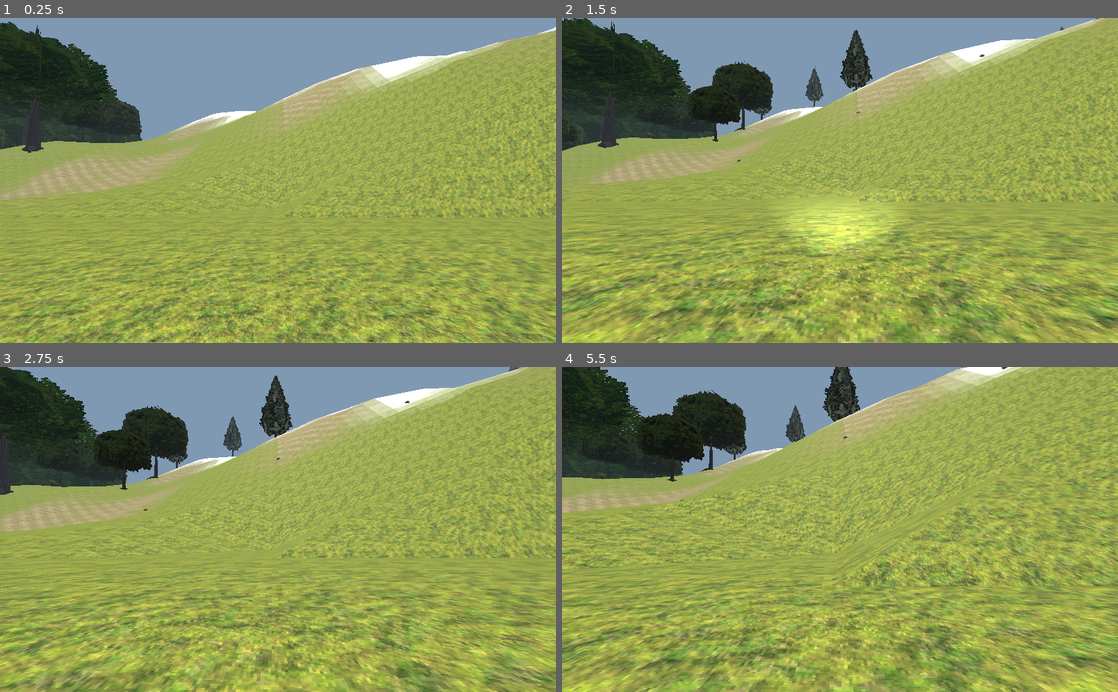
Above: before the commit, frames 1-4 (two rows, left to right).
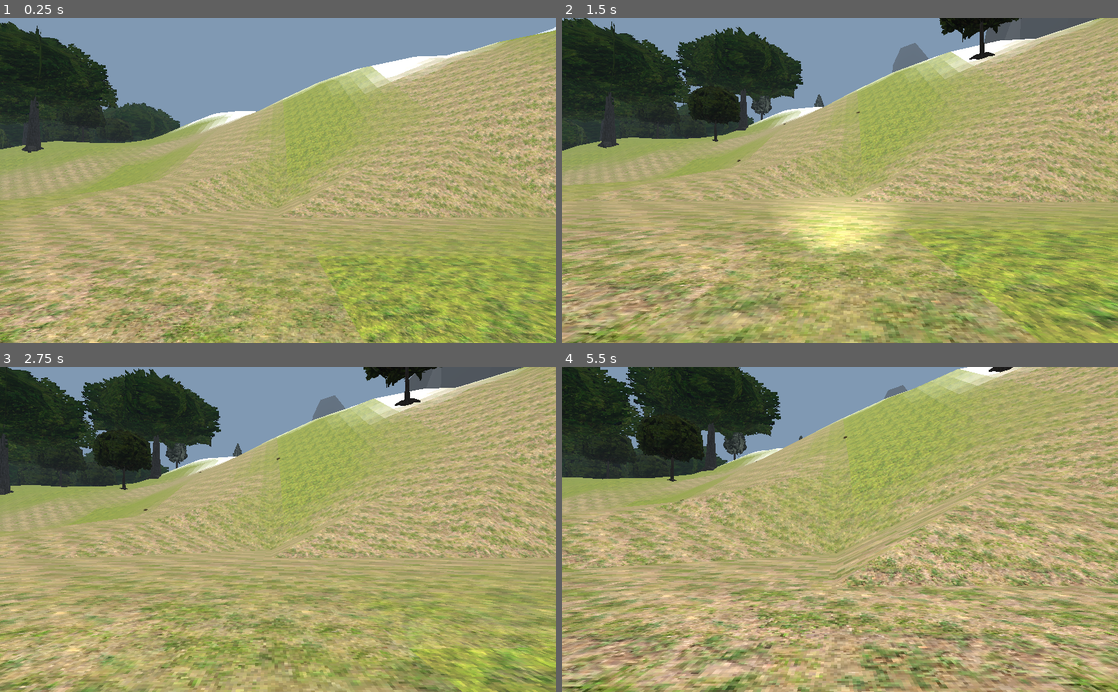
Above: after the commit, the same moments.

Repository: itaden1/webRPG
Game: Godot game, scene res://Scenes/World.tscn
The game is run twice, just before and just after one commit, with the same random seed, the same clock (stepped at 60 frames per second) and the same inputs. The project has no main scene, so this scene is started directly.
Inputs (mouse positions are in pixels of both pictures, inside the frame that each line leads up to):
- Up to frame 1 (0.25 s): no input
- Up to frame 2 (1.5 s): move the mouse to (867, 180) at 0.52 s; hold F 0.53-1.28 s; hold W from 0.53 s (still down); tap Space at 0.77 s; move the mouse to (812, 180) at 1.27 s; tap F at 1.35 s
- Up to frame 3 (2.75 s): keep holding W; tap Space at 1.52 s; move the mouse to (289, 523) at 2.02 s; hold F from 2.03 s (still down)
- Up to frame 4 (5.5 s): keep holding W; move the mouse to (834, 536) at 2.77 s; release F at 2.78 s; tap F at 2.85, 4.35 s; tap Space at 3.02, 3.77, 4.52 s; move the mouse to (878, 532) at 3.52 s; hold F 3.53-4.28 s; move the mouse to (795, 526) at 4.27 s; move the mouse to (845, 529) at 5.02 s; hold F from 5.03 s (still down)

The runs differ from the first frame. In frame 1, 43% of the frame differs, in the area x 0-100%, y 3-100%; in frame 2, 51%; in frame 3, 57%; in frame 4, 67%, in the area x 0-100%, y 0-100%.

Commit message:
bpt script

Diff:
--- /dev/null
+++ b/Scenes/Towns/Town.tscn
@@ -0,0 +1,6 @@
+[gd_scene load_steps=2 format=2]
+
+[ext_resource path="res://Scenes/Towns/TownGenerator.gd" type="Script" id=1]
+
+[node name="Spatial" type="Spatial"]
+script = ExtResource( 1 )
--- /dev/null
+++ b/Scenes/Towns/TownGenerator.gd
@@ -0,0 +1,20 @@
+extends Spatial
+
+const bpt_generator = preload("res://Scripts/Generators/BinaryPartitionTree.gd")
+
+func _ready():
+
+	pass # Replace with function body.
+
+func generate_town(params: Dictionary):
+	var width: float = 40
+	var height: float = 40
+	var bpt = bpt_generator.new()
+	var tree = bpt.partition_rect(
+		Rect2(Vector2(0, 0), Vector2(width, height)),
+		4,
+		4,
+		6,
+		2
+	)
+	print(tree)
--- /dev/null
+++ b/Scripts/Generators/BinaryPartitionTree.gd
@@ -0,0 +1,80 @@
+extends Node
+
+
+var graph: Dictionary
+var rects: Array
+
+func partition_rect(
+	rect: Rect2,
+	max_partitions: int,
+	min_partitions:int,
+	max_room_size: int,
+	min_room_size: int,
+	padding: Array = [],
+	current_partition: int = 0
+):
+	if current_partition >= max_partitions:
+		print(graph)
+		return graph
+
+	graph[rect] = []
+
+	var partition_directions = ["v", "h"]
+	var direction = partition_directions[Rng.get_random_range(0,1)]
+
+	if direction == "v":
+		var left_partition_width = Rng.get_random_range(min_room_size, rect.size.x - min_room_size)
+		var right_partition_width = Rng.get_random_range(left_partition_width, rect.size.x)
+		var new_rect_1 = Rect2(Vector2(rect.position.x, rect.position.y), Vector2(left_partition_width, rect.size.y))
+		var new_rect_2 = Rect2(Vector2(rect.size.x - right_partition_width, rect.position.y), Vector2(right_partition_width, rect.size.y))
+
+		graph[rect].append(
+			partition_rect(
+				new_rect_1,
+				max_partitions,
+				min_partitions,
+				max_room_size,
+				min_room_size,
+				padding,
+				current_partition + 1
+			)
+		)
+		graph[rect].append(
+			partition_rect(
+				new_rect_2,
+				max_partitions,
+				min_partitions,
+				max_room_size,
+				min_room_size,
+				padding,
+				current_partition + 1
+			)
+		)
+	else:
+		var top_partition_height = Rng.get_random_range(min_room_size, rect.size.y - min_room_size)
+		var bottom_partition_height = Rng.get_random_range(top_partition_height, rect.size.y)
+		var new_rect_1 = Rect2(Vector2(rect.position.x, rect.position.y), Vector2(rect.size.x, top_partition_height))
+		var new_rect_2 = Rect2(Vector2(rect.position.x, rect.size.y - bottom_partition_height), Vector2(bottom_partition_height, rect.size.y))
+
+		graph[rect].append(
+			partition_rect(
+				new_rect_1,
+				max_partitions,
+				min_partitions,
+				max_room_size,
+				min_room_size,
+				padding,
+				current_partition + 1
+			)
+		)
+		graph[rect].append(
+			partition_rect(
+				new_rect_2,
+				max_partitions,
+				min_partitions,
+				max_room_size,
+				min_room_size,
+				padding,
+				current_partition + 1
+			)
+		)
--- a/Scripts/Generators/LocationGenerator.gd
+++ b/Scripts/Generators/LocationGenerator.gd
@@ -2,13 +2,16 @@
 
 
 var test_town_scene = preload("res://Scenes/Towns/TestTown.tscn")
-
+var town_scene = preload("res://Scenes/Towns/Town.tscn")
 
 func generate_location():
 	return generate_town()
 
 
 func generate_town():
+	var town_node = town_scene.instance()
+	town_node.generate_town({})
+
 	return {
 		location_node = test_town_scene.instance(),
 		location_padding = 100
